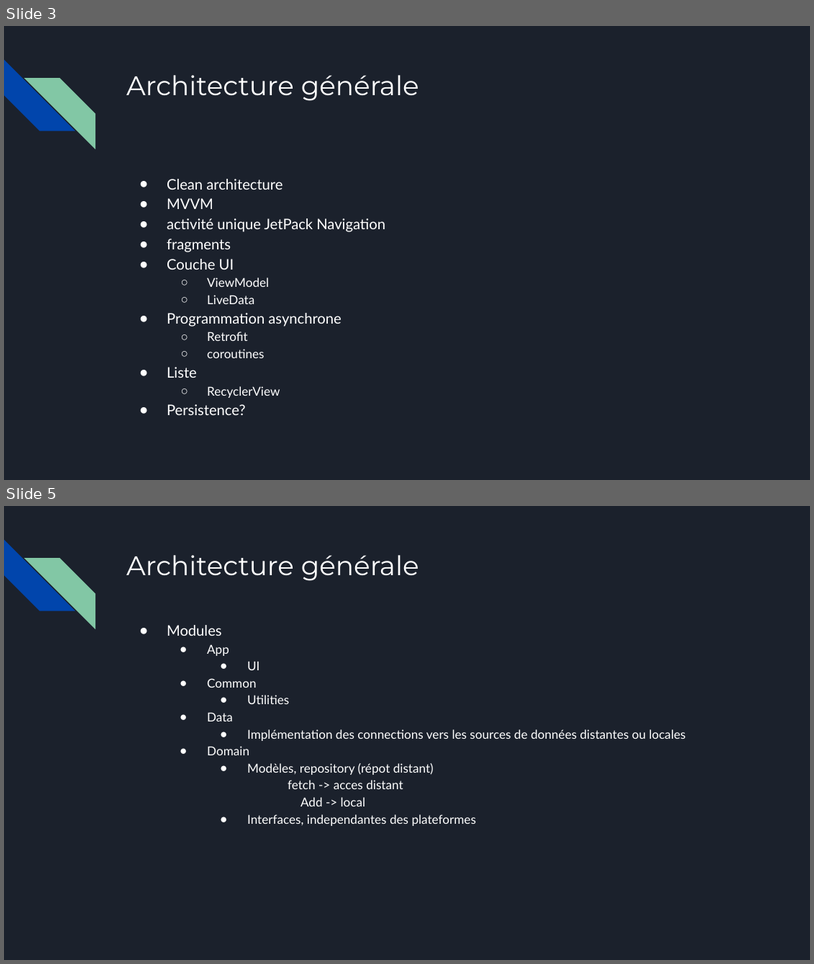
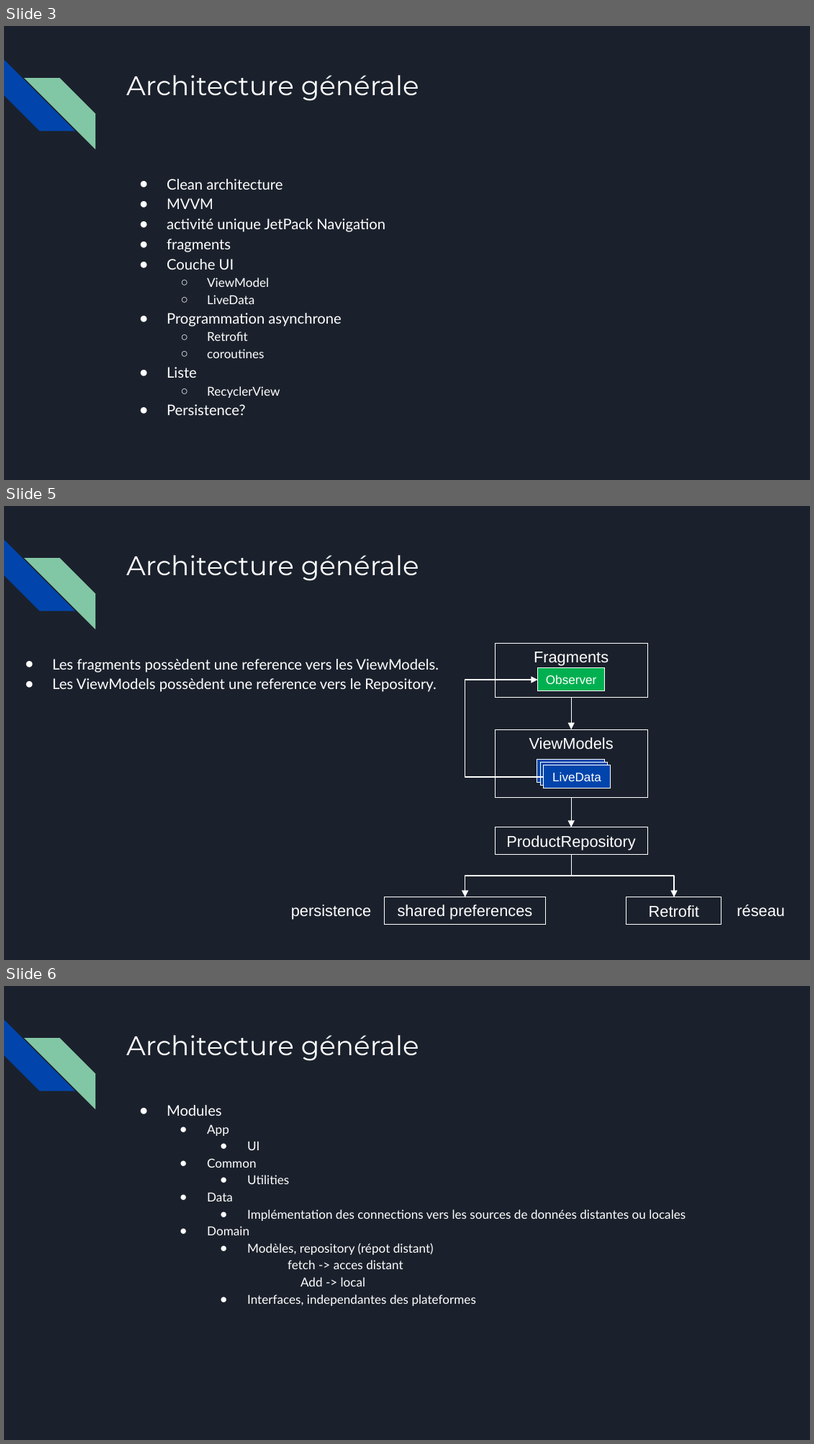
Before and after one commit to mofobo/food-scanner, a slide deck: presentation/food-scanner.pptx. Shown one above the other, each under a label of ours: slides 3 and 5 before the commit, slides 3, 5 and 6 after it; the slides between them are not shown. The pictures are 814x964 and 814x1444 pixels, drawn with LibreOffice and Linux fonts; fonts in the diff are those of the drawing. Boxes give left, top, right and bottom in pixels: in the first picture for what was removed or moved away, otherwise in the second. Text is boxed around its words. In the diff, an @@ line names an element or a change of style, - is before the commit and + after.

Commit message:
Add architecture diagram

```diff
--- a/presentation/food-scanner.pptx
+++ b/presentation/food-scanner.pptx
@@ slide 5 added at (x1=4, y1=506, x2=810, y2=960), background #1B212C; not listed: 2 template elements that a slide beside it also shows @@
@@ title added at (x1=126, y1=555, x2=419, y2=581), 24 pt, text #FFFFFF @@
+Architecture générale
@@ rectangle added at (x1=495, y1=643, x2=648, y2=697), outline #FFFFFF 0.75 pt, 14 pt, text #FFFFFF @@
+Fragments
@@ text added at (x1=52, y1=659, x2=439, y2=692), 13 pt, text #FFFFFF @@
+● Les fragments possèdent une reference vers les ViewModels.
+● Les ViewModels possèdent une reference vers le Repository.
@@ rectangle added at (x1=538, y1=668, x2=604, y2=692), fill #00B050, outline #FFFFFF 0.75 pt, 11 pt, text #FFFFFF @@
+Observer
@@ elbow arrow added from (543, 777) to (538, 680), #FFFFFF 0.75 pt @@
@@ arrow added from (571, 697) to (571, 729), #FFFFFF 0.75 pt @@
@@ rectangle added at (x1=495, y1=729, x2=648, y2=797), outline #FFFFFF 0.75 pt, 14 pt, text #FFFFFF @@
+ViewModels
@@ rectangle added at (x1=537, y1=759, x2=604, y2=782), fill #0145AC, outline #FFFFFF 0.75 pt @@
@@ rectangle added at (x1=540, y1=762, x2=607, y2=786), fill #0145AC, outline #FFFFFF 0.75 pt @@
@@ rectangle added at (x1=543, y1=765, x2=610, y2=788), fill #0145AC, outline #FFFFFF 0.75 pt, 11 pt, text #FFFFFF @@
+LiveData
@@ arrow added from (571, 797) to (571, 827), #FFFFFF 0.75 pt @@
@@ rectangle added at (x1=495, y1=827, x2=648, y2=854), outline #FFFFFF 0.75 pt, 14 pt, text #FFFFFF @@
+ProductRepository
@@ elbow arrow added from (571, 854) to (466, 897), #FFFFFF 0.75 pt @@
@@ elbow arrow added from (571, 854) to (674, 897), #FFFFFF 0.75 pt @@
@@ text added at (x1=291, y1=904, x2=371, y2=919), 14 pt, text #FFFFFF @@
+persistence
@@ rectangle added at (x1=385, y1=897, x2=546, y2=924), outline #FFFFFF 0.75 pt, 14 pt, text #FFFFFF @@
+shared preferences
@@ rectangle added at (x1=627, y1=897, x2=722, y2=924), outline #FFFFFF 0.75 pt, 14 pt, text #FFFFFF @@
+Retrofit
@@ text added at (x1=737, y1=904, x2=785, y2=916), 14 pt, text #FFFFFF @@
+réseau
@@ what was slide 5 is now slide 6 @@
```
Also in this commit, not shown: 2 slides changed.
